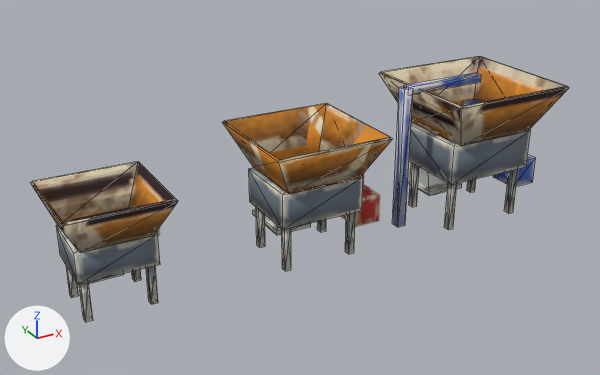
Renders of the glTF model art/models/SalvageMachine/SalvageMachine.glb from each side of a commit.
One viewpoint serves both versions: a camera (50 mm lens) standing at (-11.02, -19.71, 11.94) and looking at (0.04, 0.39, 1.89). Lighting does not change. The marker at lower left points along +X, +Y and +Z. The older version comes first. Mesh edges are drawn as thin lines on the coarser meshes. Where no turn or scale is listed for an object, it has been applied to the vertices. Vertices at exactly the same position are counted once.

The scene before the commit, as lines of its bpy script (objects in view):
```python
me_tier_1_hopper = bpy.data.meshes.new('Tier_1_Hopper')
me_tier_1_hopper.from_pydata(...)  # 16 vertices, 32 faces; spans x -7.5..-4.5, y -1.5..1.5, z 2.1..3.25
me_tier_1_hopper.materials.append(mat_tier_1_hopper)  # picture img_image_2
me_tier_2_hopper = bpy.data.meshes.new('Tier_2_Hopper')
me_tier_2_hopper.from_pydata(...)  # 16 vertices, 32 faces; spans x -1.8..1.8, y -1.8..1.8, z 2.52..3.89
me_tier_2_hopper.materials.append(mat_tier_2_hopper)  # picture img_image_7
me_tier_3_extras = bpy.data.meshes.new('Tier_3_Extras')
me_tier_3_extras.from_pydata(...)  # a box spanning x 7.79..8.69, y -0.5..0.5, z 0.6..1.5; a 16-sided cylinder along z spanning x 8.42..8.62, y 0.2..0.4, z 1.5..2.7; a box spanning x 3.33..3.63, y -0.15..0.15, z 0.0..4.6; a box spanning x 3.48..6.28, y -0.12..0.12, z 4.4..4.65; a 16-sided cylinder along z spanning x 5.85..6.75, y -0.45..0.45, z 3.4..3.65
me_tier_3_extras.materials.append(mat_tier_3_extras)  # picture img_image_14
me_tier_3_hopper = bpy.data.meshes.new('Tier_3_Hopper')
me_tier_3_hopper.from_pydata(...)  # 16 vertices, 32 faces; spans x 3.9..8.1, y -2.1..2.1, z 2.94..4.53
me_tier_3_hopper.materials.append(mat_tier_3_hopper)  # picture img_image_12
ob_tier_1_hopper = bpy.data.objects.new('Tier_1_Hopper', me_tier_1_hopper)
ob_tier_1_hopper.location = (0.0, 0.0, 0.0)
ob_tier_2_hopper = bpy.data.objects.new('Tier_2_Hopper', me_tier_2_hopper)
ob_tier_2_hopper.location = (0.0, 0.0, 0.0)
ob_tier_3_extras = bpy.data.objects.new('Tier_3_Extras', me_tier_3_extras)
ob_tier_3_extras.location = (0.0, 0.0, 0.0)
ob_tier_3_hopper = bpy.data.objects.new('Tier_3_Hopper', me_tier_3_hopper)
ob_tier_3_hopper.location = (0.0, 0.0, 0.0)
# also in view: 'Tier_3_Frame' at (6.0, 0.0, 1.47); 'Tier_2_Extras' at (1.92, 0.0, 1.65); 'Tier_2_Frame' at (0.0, 0.0, 1.26); 'Tier_3_Chute' at (6.0, 1.82, 0.38); 'Tier_1_Frame' at (-6.0, 0.0, 1.05)
```
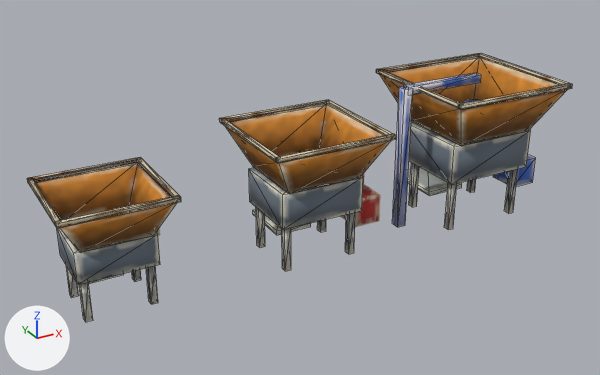
Pixel boxes [x1, y1, x2, y2] of what changed, in the pictures (600 x 375 px):
'Tier_3_Hopper', reshaped: before [379, 56, 569, 146]; after [376, 53, 573, 146]
'Tier_2_Hopper', reshaped: before [223, 103, 393, 194]; after [219, 100, 396, 194]
'Tier_1_Hopper', reshaped: before [31, 162, 178, 253]; after [27, 157, 181, 253]
part 1 of me_tier_1_hopper, added (brown): after [55, 196, 181, 228]
part 2 of me_tier_1_hopper, added: after [27, 157, 142, 182]
part 3 of me_tier_1_hopper, added: after [28, 178, 61, 224]
part 4 of me_tier_1_hopper, added: after [137, 158, 179, 197]
part 5 of me_tier_1_hopper, surface changed: [35, 163, 177, 253] in both
part 6 of me_tier_2_hopper, added (brown): after [275, 134, 396, 163]
part 7 of me_tier_2_hopper, added (brown): after [219, 100, 328, 121]
part 8 of me_tier_2_hopper, added (beige): after [220, 118, 280, 163]
part 9 of me_tier_2_hopper, added: after [327, 100, 395, 136]
part 10 of me_tier_2_hopper, surface changed: [225, 104, 392, 194] in both
part 11 of me_tier_3_hopper, added (brown): after [458, 84, 573, 109]
part 12 of me_tier_3_hopper, added (brown): after [376, 53, 481, 73]
part 13 of me_tier_3_hopper, added: after [377, 69, 462, 109]
part 14 of me_tier_3_hopper, added: after [480, 53, 570, 85]
part 15 of me_tier_3_hopper, surface changed: [380, 57, 568, 146] in both

Patch to the scene script:
```diff
--- a/art/models/SalvageMachine/SalvageMachine.glb.py
+++ b/art/models/SalvageMachine/SalvageMachine.glb.py
@@ me_tier_1_hopper @@
-me_tier_1_hopper.from_pydata(...)  # 16 vertices, 32 faces; spans x -7.5..-4.5, y -1.5..1.5, z 2.1..3.25
+me_tier_1_hopper.from_pydata(...)  # 48 vertices, 80 faces; spans x -7.56..-4.44, y -1.56..1.56, z 2.1..3.32
+# me_tier_1_hopper part 1: a new loose piece, a box spanning x -7.56..-4.44, y -1.56..-1.44, z 3.2..3.32, in mat_tier_1_hopper (picture img_image_2)
+# me_tier_1_hopper part 2: a new loose piece, a box spanning x -7.56..-4.44, y 1.44..1.56, z 3.2..3.32, in mat_tier_1_hopper (picture img_image_2)
+# me_tier_1_hopper part 3: a new loose piece, a box spanning x -7.56..-7.44, y -1.5..1.5, z 3.2..3.32, in mat_tier_1_hopper (picture img_image_2)
+# me_tier_1_hopper part 4: a new loose piece, a box spanning x -4.56..-4.44, y -1.5..1.5, z 3.2..3.32, in mat_tier_1_hopper (picture img_image_2)
+# me_tier_1_hopper part 5: 29 kept faces spanning x -7.5..-4.5, y -1.5..1.5, z 2.1..3.25 get new texture (UV) coordinates
 me_tier_1_hopper.materials.append(mat_tier_1_hopper)
@@ me_tier_2_hopper @@
-me_tier_2_hopper.from_pydata(...)  # 16 vertices, 32 faces; spans x -1.8..1.8, y -1.8..1.8, z 2.52..3.89
+me_tier_2_hopper.from_pydata(...)  # 48 vertices, 80 faces; spans x -1.86..1.86, y -1.86..1.86, z 2.52..3.96
+# me_tier_2_hopper part 6: a new loose piece, a box spanning x -1.86..1.86, y -1.86..-1.74, z 3.84..3.96, in mat_tier_2_hopper (picture img_image_7)
+# me_tier_2_hopper part 7: a new loose piece, a box spanning x -1.86..1.86, y 1.74..1.86, z 3.84..3.96, in mat_tier_2_hopper (picture img_image_7)
+# me_tier_2_hopper part 8: a new loose piece, a box spanning x -1.86..-1.74, y -1.8..1.8, z 3.84..3.96, in mat_tier_2_hopper (picture img_image_7)
+# me_tier_2_hopper part 9: a new loose piece, a box spanning x 1.74..1.86, y -1.8..1.8, z 3.84..3.96, in mat_tier_2_hopper (picture img_image_7)
+# me_tier_2_hopper part 10: 32 kept faces spanning x -1.8..1.8, y -1.8..1.8, z 2.52..3.89 get new texture (UV) coordinates
 me_tier_2_hopper.materials.append(mat_tier_2_hopper)
@@ me_tier_3_hopper @@
-me_tier_3_hopper.from_pydata(...)  # 16 vertices, 32 faces; spans x 3.9..8.1, y -2.1..2.1, z 2.94..4.53
+me_tier_3_hopper.from_pydata(...)  # 48 vertices, 80 faces; spans x 3.84..8.16, y -2.16..2.16, z 2.94..4.6
+# me_tier_3_hopper part 11: a new loose piece, a box spanning x 3.84..8.16, y -2.16..-2.04, z 4.48..4.6, in mat_tier_3_hopper (picture img_image_12)
+# me_tier_3_hopper part 12: a new loose piece, a box spanning x 3.84..8.16, y 2.04..2.16, z 4.48..4.6, in mat_tier_3_hopper (picture img_image_12)
+# me_tier_3_hopper part 13: a new loose piece, a box spanning x 3.84..3.96, y -2.1..2.1, z 4.48..4.6, in mat_tier_3_hopper (picture img_image_12)
+# me_tier_3_hopper part 14: a new loose piece, a box spanning x 8.04..8.16, y -2.1..2.1, z 4.48..4.6, in mat_tier_3_hopper (picture img_image_12)
+# me_tier_3_hopper part 15: 29 kept faces spanning x 3.9..8.1, y -2.1..2.1, z 2.94..4.53 get new texture (UV) coordinates
 me_tier_3_hopper.materials.append(mat_tier_3_hopper)
```
